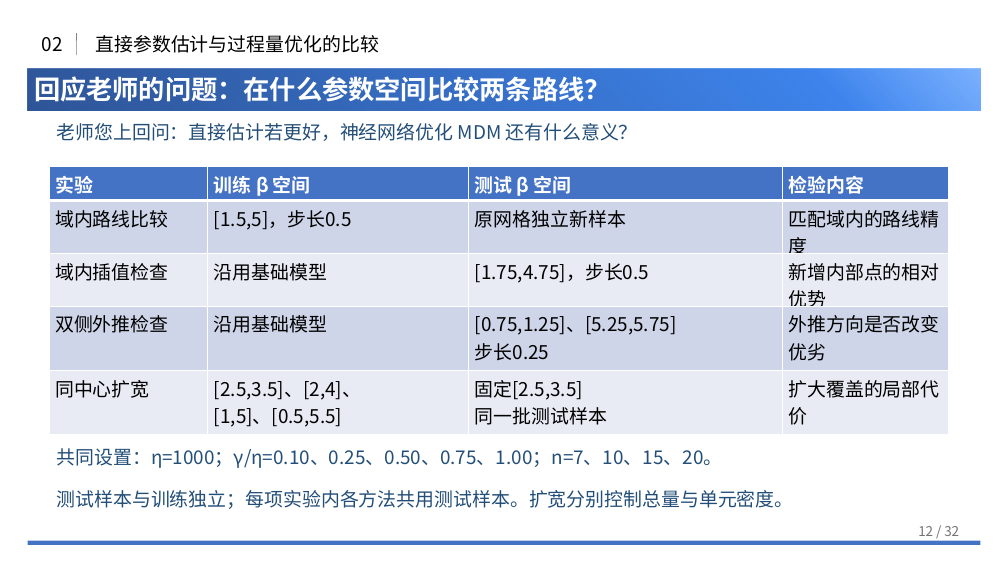
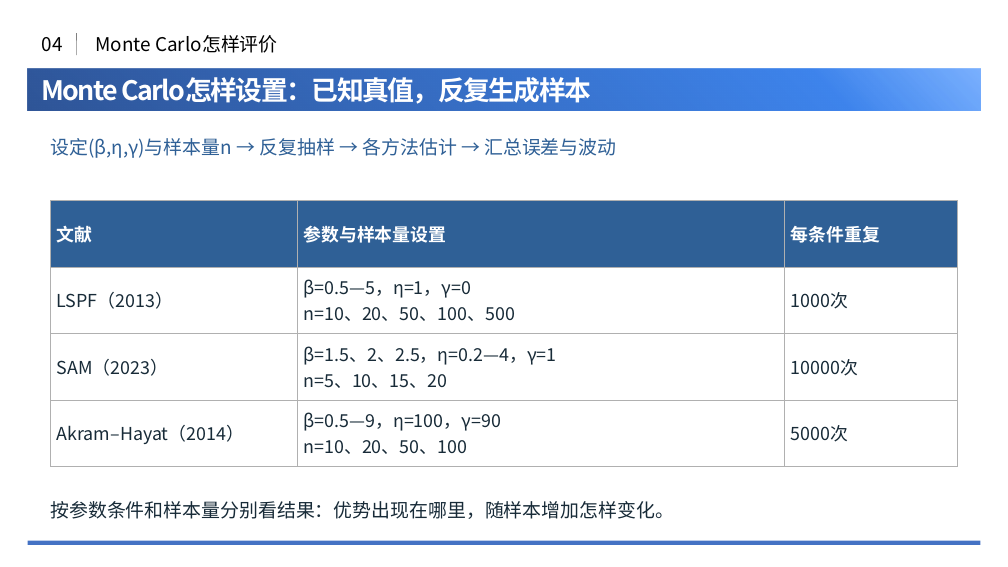
Before and after one commit to NEUwpy/weibull.work, a slide deck: slide 12 of Research/09-Weibull参数估计方法谱系与比较基线/260928组会.pptx. Drawn at 1008x567 pixels with LibreOffice and Linux fonts; fonts in the diff are those of the drawing; background and template pictures are left out. Boxes give left, top, right and bottom in pixels: in the first picture for what was removed or moved away, otherwise in the second. Text is boxed around its words. In the diff, an @@ line names an element or a change of style, - is before the commit and + after.

```diff
--- a/Research/09-Weibull参数估计方法谱系与比较基线/260928组会.pptx
+++ b/Research/09-Weibull参数估计方法谱系与比较基线/260928组会.pptx
@@ text at (42,37,63,52): text changed @@
-02
+04
@@ text at (95,35,277,53): text changed @@
-直接参数估计与过程量优化的比较
+Monte Carlo怎样评价
@@ text at (41,77,591,104): text changed; size 25 to 25.5 pt @@
-回应老师的问题：在什么参数空间比较两条路线？
+Monte Carlo怎样设置：已知真值，反复生成样本
@@ text added at (50,138,616,158), 18 pt, text #2F6096 @@
+设定(β,η,γ)与样本量n → 反复抽样 → 各方法估计 → 汇总误差与波动
@@ text removed at (57,123,638,141) @@
-老师您上回问：直接估计若更好，神经网络优化 MDM 还有什么意义？
@@ table removed at (49,166,949,435), 5 rows, 4 columns @@
-实验 | 训练 β 空间 | 测试 β 空间 | 检验内容
-域内路线比较 | [1.5,5]，步长0.5 | 原网格独立新样本 | 匹配域内的路线精度
-域内插值检查 | 沿用基础模型 | [1.75,4.75]，步长0.5 | 新增内部点的相对优势
-双侧外推检查 | 沿用基础模型 | [0.75,1.25]、[5.25,5.75] / 步长0.25 | 外推方向是否改变优劣
-同中心扩宽 | [2.5,3.5]、[2,4]、 / [1,5]、[0.5,5.5] | 固定[2.5,3.5] / 同一批测试样本 | 扩大覆盖的局部代价
@@ table added at (51,200,957,466), 4 rows, 3 columns @@
+文献 | 参数与样本量设置 | 每条件重复
+LSPF（2013） | β=0.5—5，η=1，γ=0 / n=10、20、50、100、500 | 1000次
+SAM（2023） | β=1.5、2、2.5，η=0.2—4，γ=1 / n=5、10、15、20 | 10000次
+Akram–Hayat（2014） | β=0.5—9，η=100，γ=90 / n=10、20、50、100 | 5000次
@@ text removed at (57,448,723,468) @@
-共同设置：η=1000；γ/η=0.10、0.25、0.50、0.75、1.00；n=7、10、15、20。
@@ text at (50,501,674,519): text changed; text colour #234E78 to #182B38 @@
-测试样本与训练独立；每项实验内各方法共用测试样本。扩宽分别控制总量与单元密度。
+按参数条件和样本量分别看结果：优势出现在哪里，随样本增加怎样变化。
@@ text removed at (918,526,959,536) @@
-12 / 32
```
Also in this commit, not shown: 1 other slide changed, 20 slides added, 30 slides removed, 42 other files.
